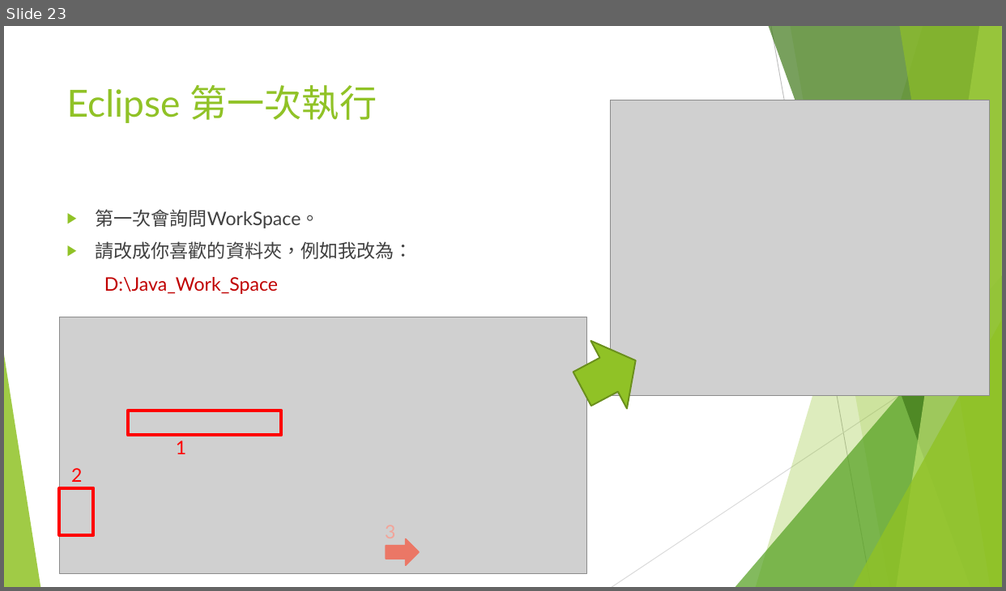
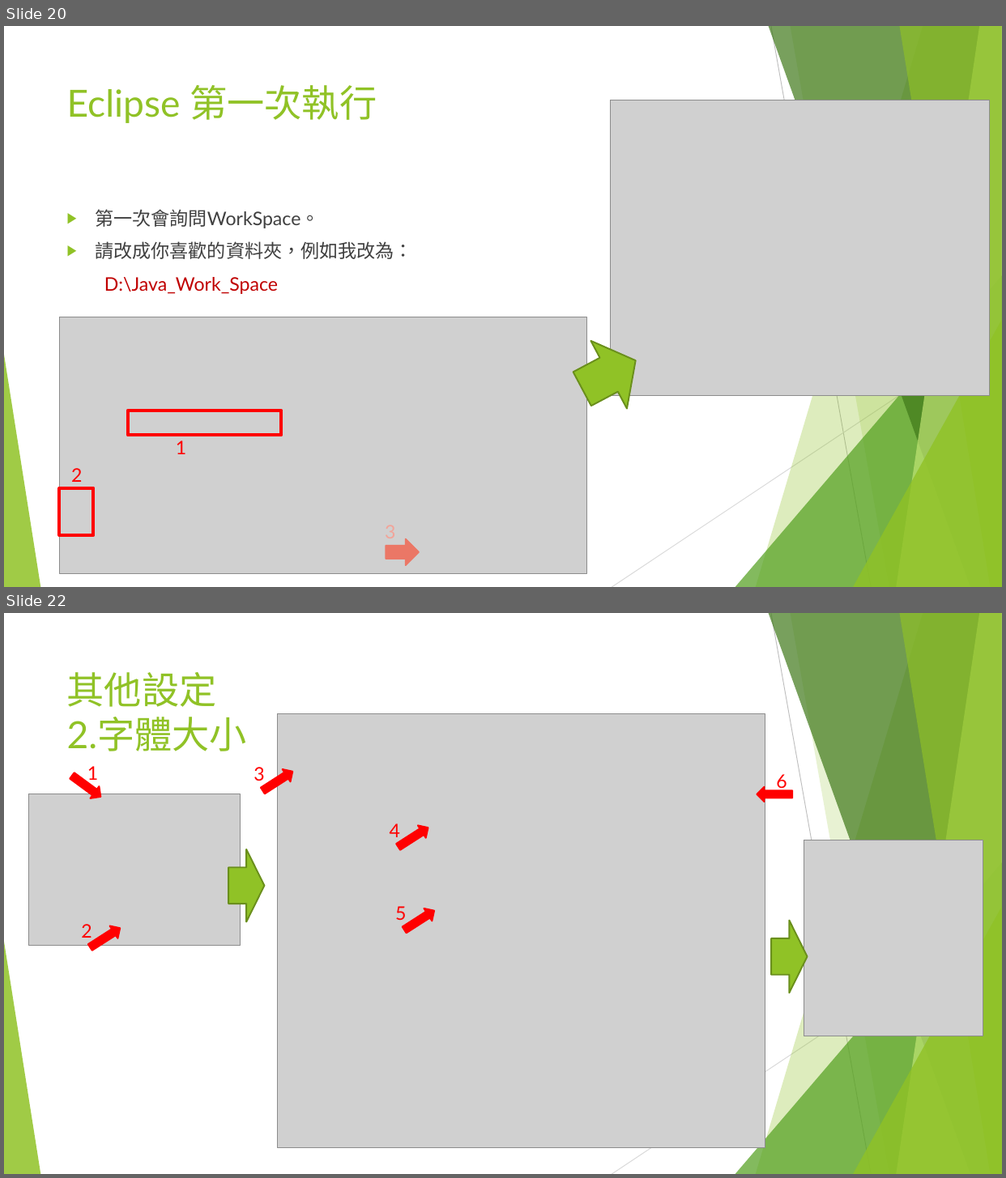
Before and after one commit to liulawsi/My_PPTs, a slide deck: LCC/Java/00b_Java開發環境建置.pptx. Shown one above the other, each under a label of ours: slide 23 before the commit, slides 20 and 22 after it; the slides between them are not shown. The pictures are 1006x591 and 1006x1178 pixels, drawn with LibreOffice and Linux fonts; fonts in the diff are those of the drawing; grey boxes stand for pictures; background and template pictures are left out. Boxes give left, top, right and bottom in pixels: in the first picture for what was removed or moved away, otherwise in the second. Text is boxed around its words. In the diff, an @@ line names an element or a change of style, - is before the commit and + after.

```diff
--- a/LCC/Java/00b_Java開發環境建置.pptx
+++ b/LCC/Java/00b_Java開發環境建置.pptx
@@ slide 22 added at (x1=4, y1=613, x2=1002, y2=1174), background #FFFFFF; not listed: 10 template elements that a slide beside it also shows @@
@@ title added at (x1=67, y1=672, x2=247, y2=752), 36 pt, text #90C226 @@
+其他設定
+2.字體大小
@@ picture added at (x1=278, y1=713, x2=765, y2=1148) @@
@@ right arrow added at (x1=67, y1=770, x2=105, y2=803), fill #FF0000, outline #FF0000 1.5 pt @@
@@ text added at (x1=87, y1=766, x2=98, y2=784), 18 pt, text #FF0000 @@
+1
@@ text added at (x1=253, y1=767, x2=264, y2=786), 18 pt, text #FF0000 @@
+3
@@ right arrow added at (x1=259, y1=765, x2=297, y2=798), fill #FF0000, outline #FF0000 1.5 pt @@
@@ text added at (x1=776, y1=774, x2=786, y2=793), 18 pt, text #FF0000 @@
+6
@@ picture added at (x1=28, y1=794, x2=240, y2=945) @@
@@ right arrow added at (x1=757, y1=786, x2=793, y2=802), fill #FF0000, outline #FF0000 1.5 pt @@
@@ text added at (x1=390, y1=824, x2=400, y2=841), 18 pt, text #FF0000 @@
+4
@@ right arrow added at (x1=394, y1=822, x2=432, y2=854), fill #FF0000, outline #FF0000 1.5 pt @@
@@ right arrow added at (x1=228, y1=850, x2=265, y2=922), fill #90C226, outline #6B901C 1.5 pt @@
@@ picture added at (x1=804, y1=840, x2=984, y2=1036) @@
@@ text added at (x1=81, y1=924, x2=91, y2=942), 18 pt, text #FF0000 @@
+2
@@ right arrow added at (x1=86, y1=922, x2=124, y2=954), fill #FF0000, outline #FF0000 1.5 pt @@
@@ text added at (x1=395, y1=906, x2=406, y2=925), 18 pt, text #FF0000 @@
+5
@@ right arrow added at (x1=400, y1=905, x2=439, y2=937), fill #FF0000, outline #FF0000 1.5 pt @@
@@ right arrow added at (x1=771, y1=921, x2=808, y2=994), fill #90C226, outline #6B901C 1.5 pt @@
@@ what was slide 23 is now slide 20 @@
```
Also in this commit, not shown: 4 slides changed, 2 other slides added, 4 slides removed, 1 other file.
